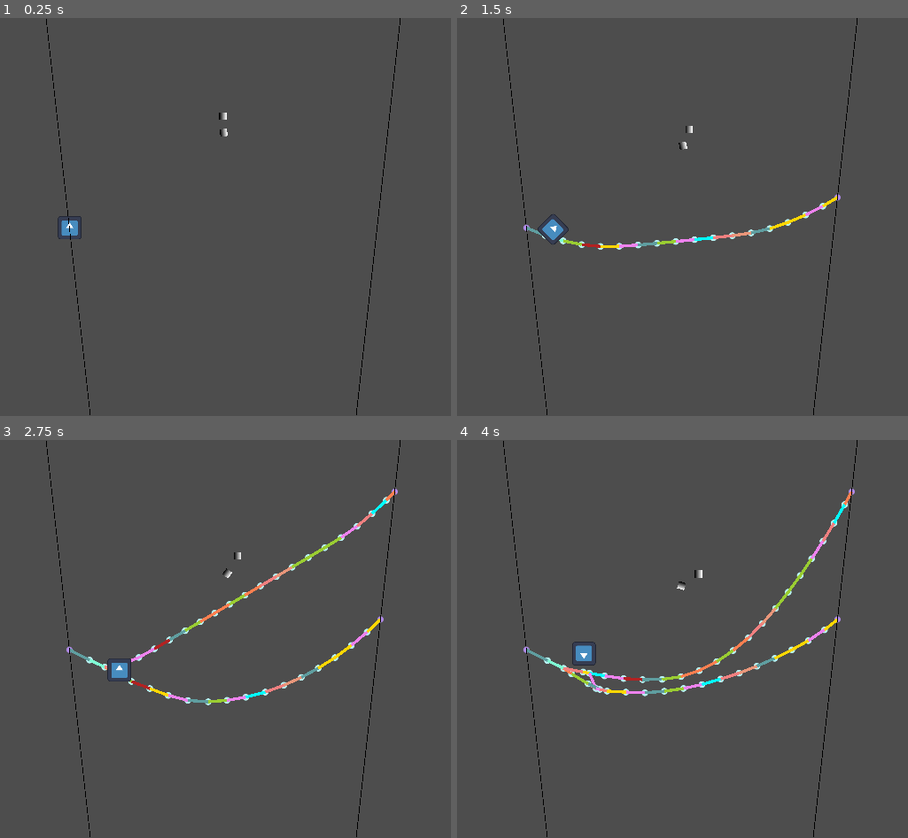
Above: before the commit, frames 1-4 (two rows, left to right).
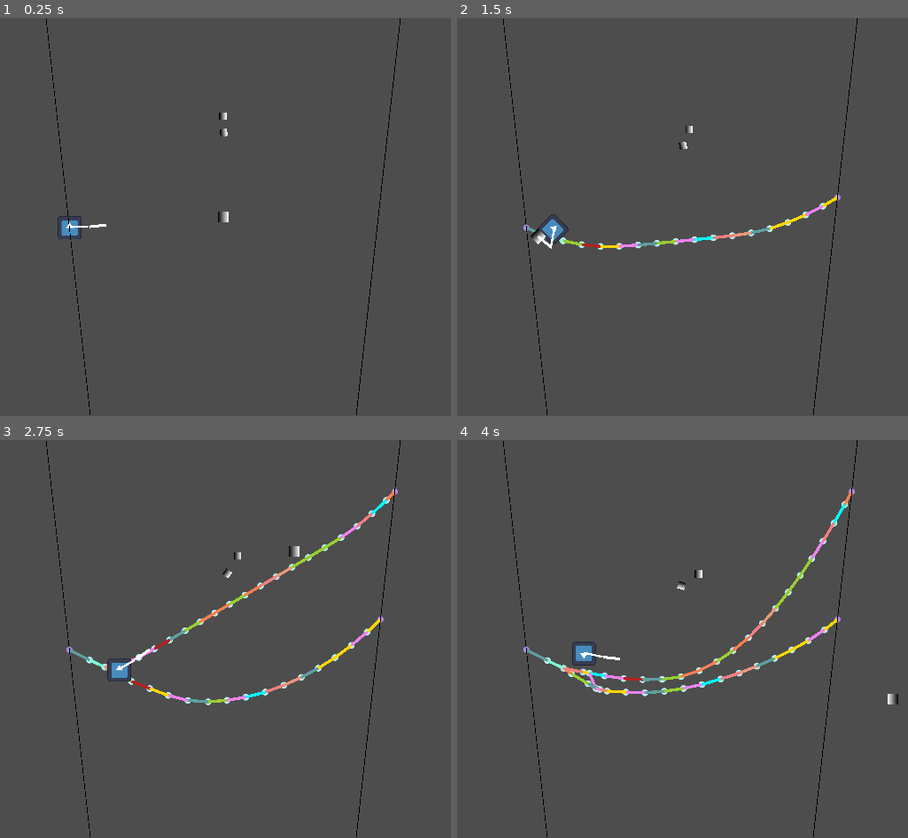
Above: after the commit, the same moments.

Repository: InRe-Dan/ld56
Game: Godot game, scene res://world/world.tscn
Same seed, same stepped clock (60 frames per second), same inputs: the game is played once before the commit and once after it. The engine's default icon, where the game draws it, is replaced by a stand-in: a white triangle on a blue panel in a dark square.
Inputs (mouse positions are in pixels of both pictures, inside the frame that each line leads up to):
- Up to frame 1 (0.25 s): no input
- Up to frame 2 (1.5 s): tap Enter at 0.5 s; move the mouse to (835, 197) at 0.52 s; hold D (move_right) 0.53-1.28 s; click (835, 197) at 0.67 s; move the mouse to (538, 236) at 1.27 s; hold S (move_down) from 1.28 s (still down); click (538, 236) at 1.42 s
- Up to frame 3 (2.75 s): move the mouse to (293, 551) at 2.02 s; release S (move_down) at 2.03 s; hold D (move_right) from 2.03 s (still down); click (293, 551) at 2.17 s
- Up to frame 4 (4 s): move the mouse to (646, 718) at 2.77 s; release D (move_right) at 2.78 s; hold W (move_up) 2.78-3.53 s; click (646, 718) at 2.92 s; move the mouse to (894, 698) at 3.52 s; hold A (move_left) from 3.53 s (still down); click (894, 698) at 3.67 s

The runs differ from the first frame. In frame 1, less than 0.1% of the frame differs, in the area x 15-51%, y 48-53%; in frame 2, 0.1%, in the area x 16-22%, y 52-58%; in frame 3, less than 0.1%; in frame 4, less than 0.1%.

Commit message:
IK system demo

Diff:
--- a/spider/spider.gd
+++ b/spider/spider.gd
@@ -24,6 +24,7 @@
 
 ## Called every physics frame
 func _physics_process(delta: float) -> void:
+	$Sprite2D2.global_position = get_global_mouse_position()
 	# Get input vector
 	var input_vector = Vector2(Input.get_axis("move_left", "move_right"), Input.get_axis("move_up", "move_down")).normalized()
 	# Speed formula
--- a/spider/spider.tscn
+++ b/spider/spider.tscn
@@ -7,6 +7,25 @@
 
 [sub_resource type="CircleShape2D" id="CircleShape2D_3imjw"]
 radius = 30.0
+
+[sub_resource type="Gradient" id="Gradient_xskm1"]
+
+[sub_resource type="GradientTexture2D" id="GradientTexture2D_4s3g3"]
+gradient = SubResource("Gradient_xskm1")
+width = 30
+height = 30
+
+[sub_resource type="SkeletonModification2DTwoBoneIK" id="SkeletonModification2DTwoBoneIK_cpe7q"]
+target_nodepath = NodePath("../../Sprite2D2")
+joint_one_bone_idx = 0
+joint_one_bone2d_node = NodePath("Bone2D")
+joint_two_bone_idx = 1
+joint_two_bone2d_node = NodePath("Bone2D/Bone2D2")
+
+[sub_resource type="SkeletonModificationStack2D" id="SkeletonModificationStack2D_fuwid"]
+enabled = true
+modification_count = 1
+modifications/0 = SubResource("SkeletonModification2DTwoBoneIK_cpe7q")
 
 [node name="Spider" type="RigidBody2D"]
 collision_mask = 0
@@ -46,3 +65,33 @@
 
 [node name="WebCast" type="RayCast2D" parent="."]
 collision_mask = 2
+
+[node name="Sprite2D2" type="Sprite2D" parent="."]
+position = Vector2(95, -59)
+texture = SubResource("GradientTexture2D_4s3g3")
+
+[node name="Legs" type="Node2D" parent="."]
+
+[node name="Skeleton2D" type="Skeleton2D" parent="Legs"]
+modification_stack = SubResource("SkeletonModificationStack2D_fuwid")
+
+[node name="Bone2D" type="Bone2D" parent="Legs/Skeleton2D"]
+rotation = -0.555756
+scale = Vector2(3, 3)
+rest = Transform2D(1, 0, 0, 1, 0, 0)
+metadata/_local_pose_override_enabled_ = true
+
+[node name="Line2D2" type="Line2D" parent="Legs/Skeleton2D/Bone2D"]
+position = Vector2(-0.107306, -0.459028)
+scale = Vector2(0.553522, 0.171015)
+points = PackedVector2Array(0, 0, 2.86277, 0.220215, 7.60832, 0.585266, 30.5221, 10.876)
+
+[node name="Bone2D2" type="Bone2D" parent="Legs/Skeleton2D/Bone2D"]
+position = Vector2(17, 1)
+rest = Transform2D(1, 0, 0, 1, 17, 1)
+metadata/_local_pose_override_enabled_ = true
+
+[node name="Line2D" type="Line2D" parent="Legs/Skeleton2D/Bone2D/Bone2D2"]
+position = Vector2(-6.54321, 6.80228)
+scale = Vector2(0.345679, 0.244191)
+points = PackedVector2Array(20.4605, -25.9337, 65.6356, -27.9966)
Not shown: 1 places in spider/spider.tscn that only renumber resources
